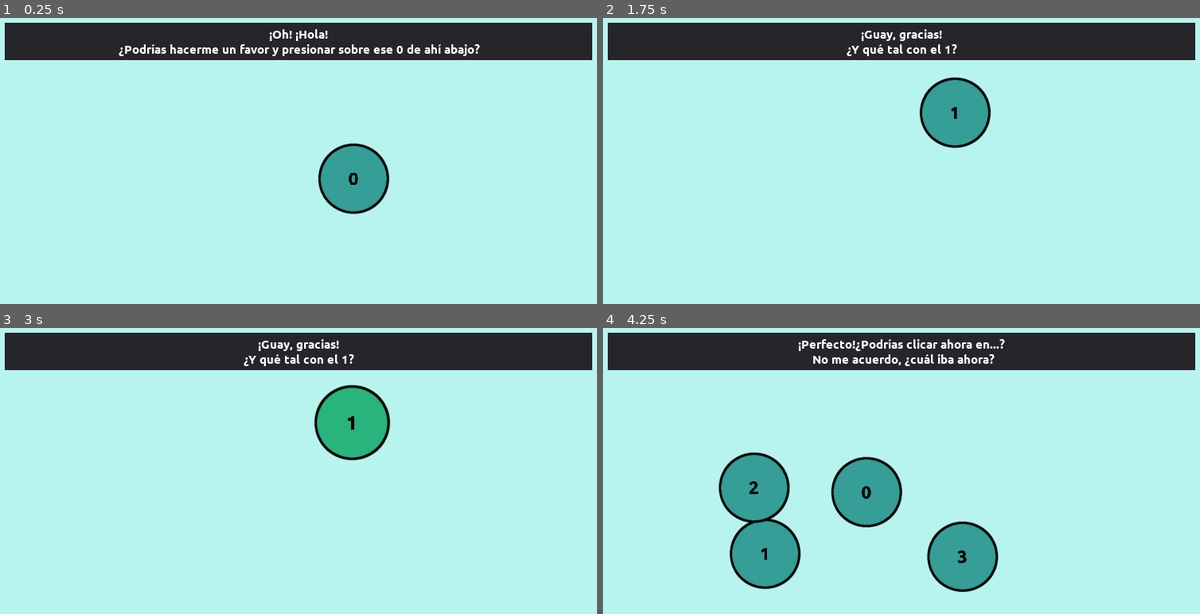
Above: before the commit, frames 1-4 (two rows, left to right).
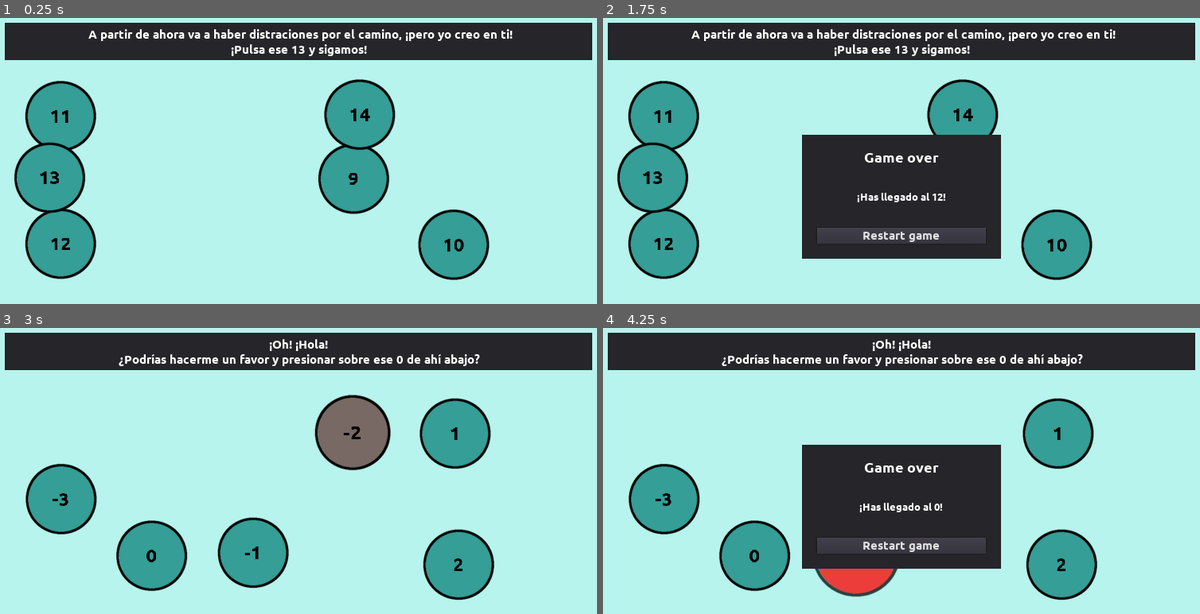
Above: after the commit, the same moments.

Repository: moisesjbc/contando-hasta-100
Game: Godot game, scene res://gameplay/main/main.tscn
Same seed, same stepped clock (60 frames per second), same inputs: the game is played once before the commit and once after it.
Inputs (mouse positions are in pixels of both pictures, inside the frame that each line leads up to):
- Up to frame 1 (0.25 s): no input
- Up to frame 2 (1.75 s): tap Enter at 0.5 s; move the mouse to (955, 178) at 0.52 s; click (955, 178) at 0.67 s; move the mouse to (776, 215) at 1.27 s; click (776, 215) at 1.42 s
- Up to frame 3 (3 s): click (298, 545) at 2 s, where only the run after the commit has a clickable "Restart game"; tap Space at 2.75 s; move the mouse to (364, 428) at 2.77 s; click (364, 428) at 2.92 s
- Up to frame 4 (4.25 s): move the mouse to (871, 579) at 3.52 s; click (871, 579) at 3.67 s

The runs differ from the first frame. In frame 1, 14% of the frame differs, in the area x 2-86%, y 3-92%; in frame 2, 26%; in frame 3, 16%; in frame 4, 28%, in the area x 4-83%, y 3-96%.

Commit message:
Add first trick (hint text)

Diff:
--- a/godot-project/gameplay/levels_config/levels_config.gd
+++ b/godot-project/gameplay/levels_config/levels_config.gd
@@ -3,13 +3,17 @@
 
 const HINT_KEY = "hint"
 const N_EXTRA_VALUES = 0
+const TRICK = "trick"
 
 
-var current_level_config = {
-	HINT_KEY: null,
-	N_EXTRA_VALUES: 0
-}
+var current_level_config = {}
+var accumulated_tricks = []
 
+const TrickType = preload("res://globals/trick_type.gd").TrickType
+
+var initial_trick_probability = 40
+var trick_probability_increase_per_level = 2
+var accumulated_trick_probability = null
 
 var _level_configs = {
 	0: {
@@ -43,12 +47,24 @@
 	},
 	14: {
 		HINT_KEY: "Pero no nos confiemos, ¿ok?\n¡Bueno, pulsa ese 14 y nos vemos en el 20!"
+	},
+	17: {
+		TRICK: TrickType.HINT_TEXT
 	}
 }
 
 
+func _ready():
+	current_level_config = {
+		HINT_KEY: null,
+		N_EXTRA_VALUES: 0,
+		TRICK: null
+	}
+
+
 func get_level_config(current_level_index: int):
 	current_level_config[HINT_KEY] = null
+	current_level_config[TRICK] = null
 
 	if current_level_index in _level_configs:
 		if HINT_KEY in _level_configs[current_level_index]:
@@ -56,4 +72,31 @@
 		if N_EXTRA_VALUES in _level_configs[current_level_index]:
 			current_level_config[N_EXTRA_VALUES] = _level_configs[current_level_index][N_EXTRA_VALUES]
 
+		if TRICK in _level_configs[current_level_index]:
+			# The current level adds a new type of trick. Force it for this level and then
+			# add it to the list of accumulated tricks to select from for next levels.
+			current_level_config[TRICK] = _level_configs[current_level_index][TRICK]
+			accumulated_tricks.append(_level_configs[current_level_index][TRICK])
+			print("NEW TRICK ", current_level_config[TRICK])
+	if not current_level_config[TRICK]:
+		var valid_tricks = [] + accumulated_tricks
+		if HINT_KEY in current_level_config:
+			valid_tricks.erase(TrickType.HINT_TEXT)
+
+		if len(valid_tricks):
+			print("valid_tricks ", valid_tricks)
+			if accumulated_trick_probability:
+				accumulated_trick_probability += trick_probability_increase_per_level
+			else:
+				accumulated_trick_probability = initial_trick_probability
+			print("accumulated_trick_probability ", accumulated_trick_probability)
+			randomize()
+			var random_value = randi() % 100
+			print("random_value ", random_value)
+			if random_value <= accumulated_trick_probability:
+				current_level_config[TRICK] = valid_tricks[randi() % len(valid_tricks)]
+				print("RANDOM TRICK ", current_level_config[TRICK])
+			else:
+				print("NO TRICK")
+
 	return current_level_config
--- a/godot-project/gameplay/main/main.gd
+++ b/godot-project/gameplay/main/main.gd
@@ -4,13 +4,29 @@
 var current_level: int = 0
 var current_level_config = {}
 
+const TrickType = preload("res://globals/trick_type.gd").TrickType
+
 
 func _ready():
-	set_level(current_level)
+	#set_level(current_level)
+	# TODO: Remove development trick
+	for i in range(0, 12):
+		current_level = i
+		$levels_config.get_level_config(i)
+	set_level(12)
+
+
+func reset_hint():
+	var current_hint = current_level_config[$levels_config.HINT_KEY]
+	if not current_hint and current_level_config[$levels_config.TRICK] == TrickType.HINT_TEXT:
+		var n_extra_values = current_level_config[$levels_config.N_EXTRA_VALUES]
+		current_hint = "¡DALE CAÑA A ESE %d!" % ((current_level - 1) + randi() % 3)
+
+	$GUI/margin_container/hint_panel.set_hint(current_hint)
 
 
 func reset():
-	$GUI/margin_container/hint_panel.set_hint(current_level_config[$levels_config.HINT_KEY])
+	reset_hint()
 	$balls_manager.set_level(
 		current_level,
 		current_level_config[$levels_config.N_EXTRA_VALUES]
@@ -38,4 +54,4 @@
 
 
 func is_victory():
-	return current_level >= 20
+	return current_level >= 25
--- /dev/null
+++ b/godot-project/globals/trick_type.gd
@@ -0,0 +1,6 @@
+extends Node
+
+
+enum TrickType {
+	HINT_TEXT
+}
--- a/godot-project/project.godot
+++ b/godot-project/project.godot
@@ -13,6 +13,10 @@
 config/name="Indie Spain Jam"
 run/main_scene="res://gameplay/main/main.tscn"
 config/icon="res://icon.png"
+
+[autoload]
+
+trick_type="*res://globals/trick_type.gd"
 
 [display]
 
